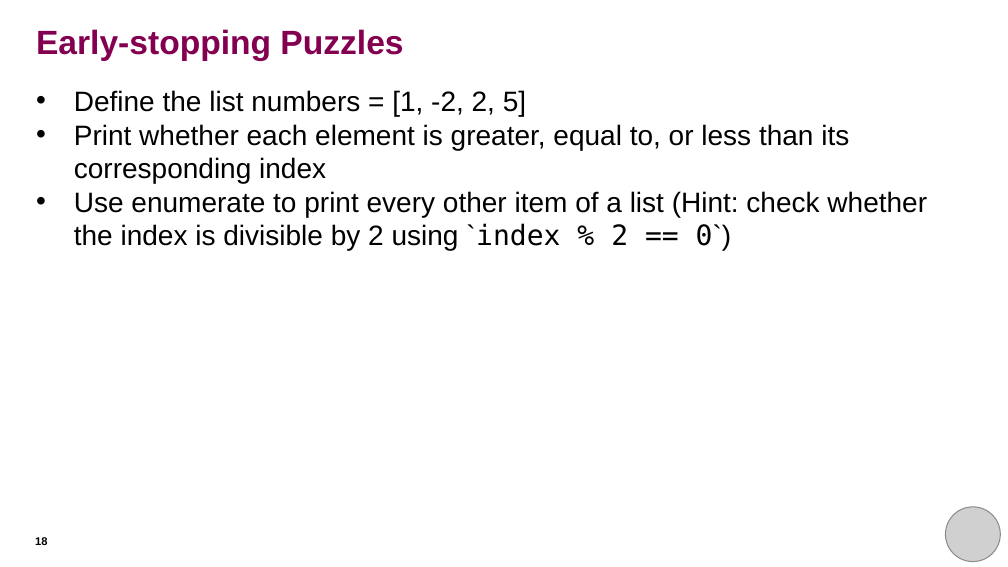
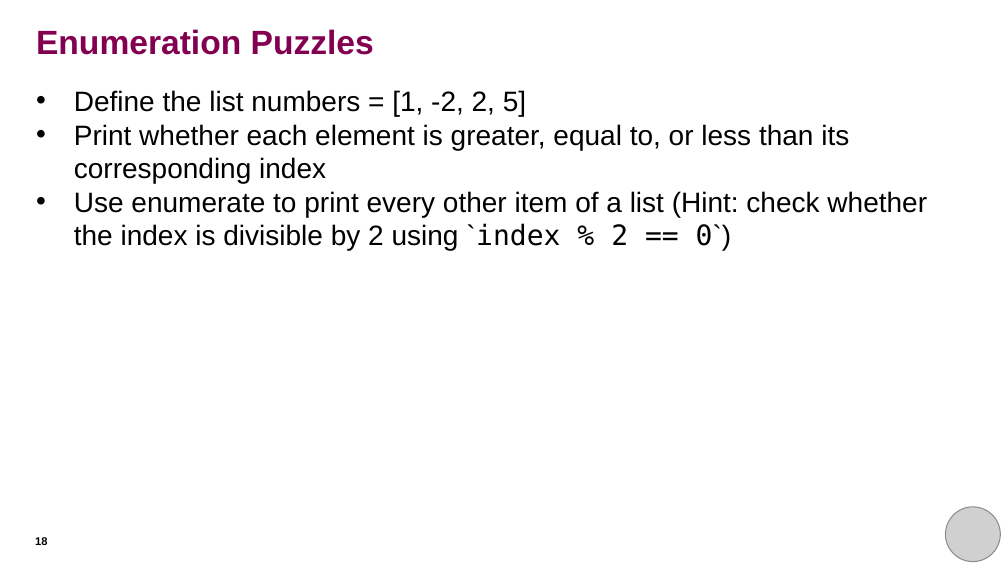
Before and after one commit to THargreaves/beginners-python, a slide deck: slide 18 of session_five/session_five_presentation.pptx. Drawn at 1008x567 pixels with LibreOffice and Linux fonts; fonts in the diff are those of the drawing; grey boxes stand for pictures. Boxes give left, top, right and bottom in pixels: in the first picture for what was removed or moved away, otherwise in the second. Text is boxed around its words. In the diff, an @@ line names an element or a change of style, - is before the commit and + after.

```diff
--- a/session_five/session_five_presentation.pptx
+++ b/session_five/session_five_presentation.pptx
@@ title at [36, 29, 374, 55]: text changed @@
-Early-stopping Puzzles
+Enumeration Puzzles
```
Also in this commit, not shown: 1 other slide changed.
